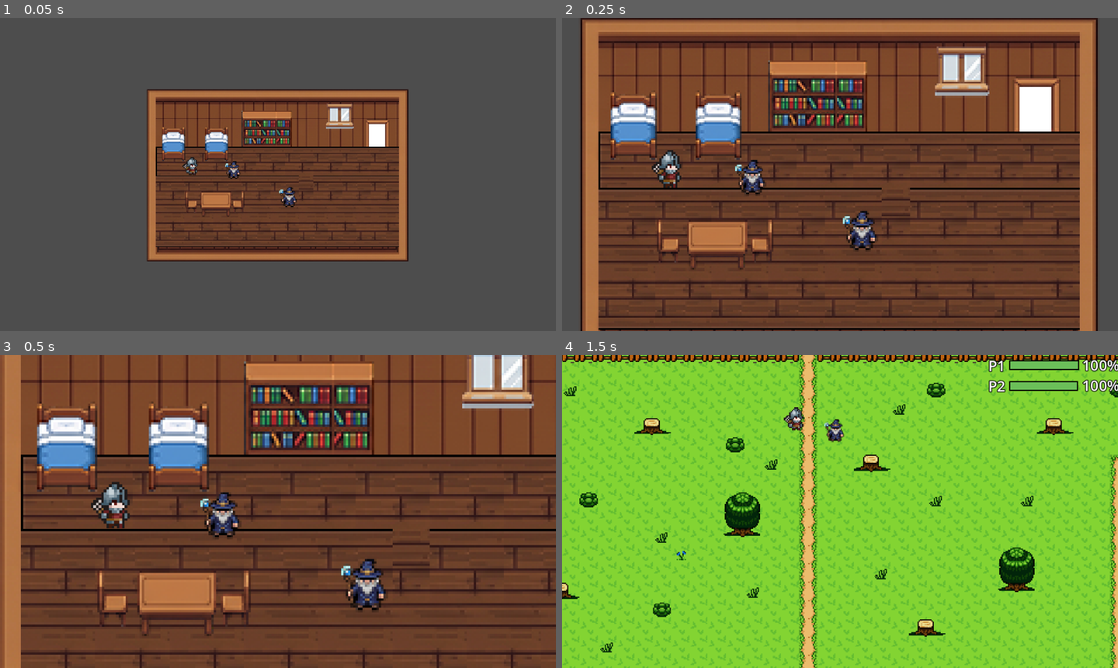
Above: before the commit, frames 1-4 (two rows, left to right).
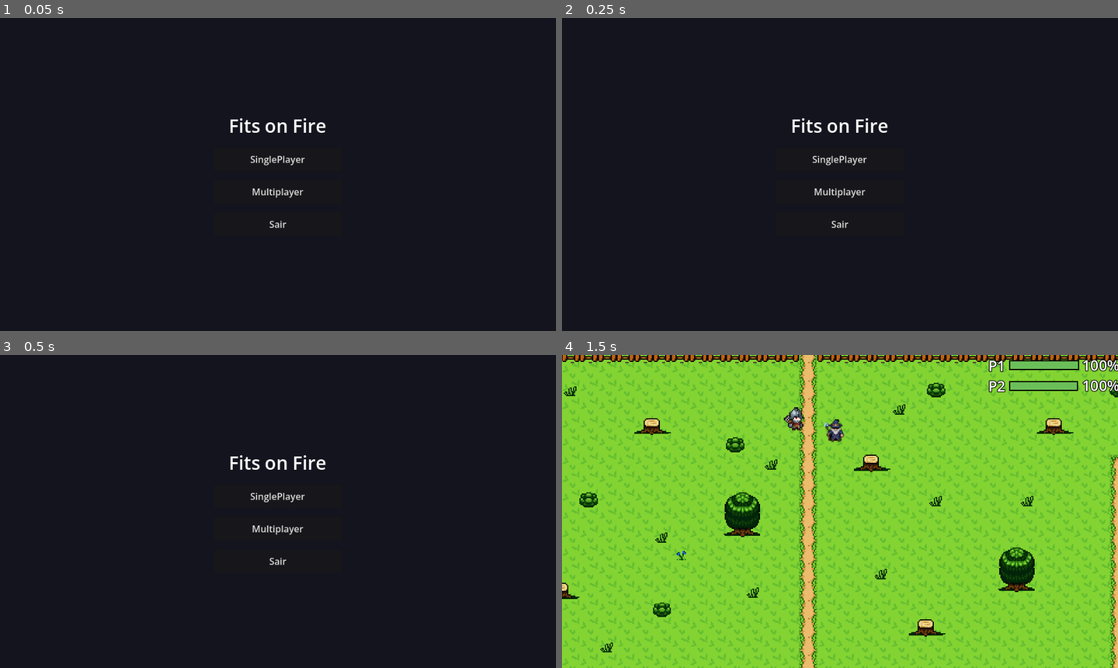
Above: after the commit, the same moments.

Repository: VCPC-UniFECAF/fits_on_fire
Game: Godot game, scene res://scenes/menu.tscn
Same seed, same stepped clock (60 frames per second), same inputs: the game is played once before the commit and once after it. Before the commit the project starts from res://scenes/house.tscn.
Inputs (mouse positions are in pixels of both pictures, inside the frame that each line leads up to):
- Up to frame 1 (0.05 s): no input
- Up to frame 2 (0.25 s): no input
- Up to frame 3 (0.5 s): no input
- Up to frame 4 (1.5 s): click (840, 530) at 0.5 s, where only the run after the commit has a clickable "Multiplayer"; move the mouse to (962, 495) at 1.27 s; hold 1 (cycle_scene) from 1.28 s (still down)

The runs differ from the first frame. In frame 1, 99% of the frame differs, in the area x 0-100%, y 0-100%; in frame 2, 98%; in frame 3, 99%; in frame 4, nothing differs.

Commit message:
feat: menu

Diff:
--- a/project.godot
+++ b/project.godot
@@ -11,7 +11,7 @@
 [application]
 
 config/name="fits_on_fire"
-run/main_scene="uid://cwxoxvf0nnqla"
+run/main_scene="res://scenes/menu.tscn"
 config/features=PackedStringArray("4.6", "GL Compatibility")
 config/icon="res://icon.svg"
 
@@ -20,6 +20,7 @@
 SceneCycle="*res://scripts/scene_cycle.gd"
 StoryState="*res://scripts/story_state.gd"
 PortalTravel="*res://scripts/portal_travel.gd"
+GameSession="*res://scripts/game_session.gd"
 
 [display]
 
--- /dev/null
+++ b/scenes/menu.tscn
@@ -0,0 +1,87 @@
+[gd_scene load_steps=2 format=3 uid="uid://16dq5xfijlri"]
+
+[ext_resource type="Script" path="res://scripts/menu.gd" id="1_menu"]
+
+[node name="Menu" type="Control"]
+layout_mode = 3
+anchors_preset = 15
+anchor_right = 1.0
+anchor_bottom = 1.0
+grow_horizontal = 2
+grow_vertical = 2
+script = ExtResource("1_menu")
+
+[node name="Background" type="ColorRect" parent="."]
+layout_mode = 1
+anchors_preset = 15
+anchor_right = 1.0
+anchor_bottom = 1.0
+grow_horizontal = 2
+grow_vertical = 2
+color = Color(0.08, 0.08, 0.12, 1)
+
+[node name="CenterContainer" type="CenterContainer" parent="."]
+layout_mode = 1
+anchors_preset = 15
+anchor_right = 1.0
+anchor_bottom = 1.0
+grow_horizontal = 2
+grow_vertical = 2
+
+[node name="MainMenu" type="VBoxContainer" parent="CenterContainer"]
+layout_mode = 2
+theme_override_constants/separation = 16
+
+[node name="Title" type="Label" parent="CenterContainer/MainMenu"]
+layout_mode = 2
+theme_override_font_sizes/font_size = 32
+text = "Fits on Fire"
+horizontal_alignment = 1
+
+[node name="SinglePlayer" type="Button" parent="CenterContainer/MainMenu"]
+custom_minimum_size = Vector2(220, 40)
+layout_mode = 2
+text = "SinglePlayer"
+
+[node name="Multiplayer" type="Button" parent="CenterContainer/MainMenu"]
+custom_minimum_size = Vector2(220, 40)
+layout_mode = 2
+text = "Multiplayer"
+
+[node name="Quit" type="Button" parent="CenterContainer/MainMenu"]
+custom_minimum_size = Vector2(220, 40)
+layout_mode = 2
+text = "Sair"
+
+[node name="CharacterSelect" type="VBoxContainer" parent="CenterContainer"]
+visible = false
+layout_mode = 2
+theme_override_constants/separation = 16
+
+[node name="Title" type="Label" parent="CenterContainer/CharacterSelect"]
+layout_mode = 2
+theme_override_font_sizes/font_size = 24
+text = "Escolha seu personagem"
+horizontal_alignment = 1
+
+[node name="Warrior" type="Button" parent="CenterContainer/CharacterSelect"]
+custom_minimum_size = Vector2(220, 40)
+layout_mode = 2
+text = "Guerreiro"
+
+[node name="Wizard" type="Button" parent="CenterContainer/CharacterSelect"]
+custom_minimum_size = Vector2(220, 40)
+layout_mode = 2
+text = "Mago"
+
+[node name="Back" type="Button" parent="CenterContainer/CharacterSelect"]
+custom_minimum_size = Vector2(220, 40)
+layout_mode = 2
+text = "Voltar"
+
+[connection signal="pressed" from="CenterContainer/MainMenu/SinglePlayer" to="." method="_on_single_player_pressed"]
+[connection signal="pressed" from="CenterContainer/MainMenu/Multiplayer" to="." method="_on_multiplayer_pressed"]
+[connection signal="pressed" from="CenterContainer/MainMenu/Quit" to="." method="_on_quit_pressed"]
+[connection signal="pressed" from="CenterContainer/CharacterSelect/Warrior" to="." method="_on_warrior_pressed"]
+[connection signal="pressed" from="CenterContainer/CharacterSelect/Wizard" to="." method="_on_wizard_pressed"]
+[connection signal="pressed" from="CenterContainer/CharacterSelect/Back" to="." method="_on_back_pressed"]
--- /dev/null
+++ b/scripts/game_session.gd
@@ -0,0 +1,81 @@
+extends Node
+
+enum Mode { SINGLE, MULTI }
+enum Character { WARRIOR, WIZARD }
+
+const HOUSE_SCENE := "res://scenes/house.tscn"
+
+const LEVEL_SCENES: Array[String] = [
+	"res://scenes/house.tscn",
+	"res://scenes/woods.tscn",
+	"res://scenes/forest.tscn",
+	"res://scenes/ruins.tscn",
+	"res://scenes/cave.tscn",
+	"res://scenes/dragons_nest.tscn",
+]
+
+var mode: Mode = Mode.MULTI
+var single_character: Character = Character.WARRIOR
+
+
+func _ready() -> void:
+	var tree := get_tree()
+	if tree:
+		tree.scene_changed.connect(_on_scene_changed)
+
+
+func start_single_player(character: Character) -> void:
+	mode = Mode.SINGLE
+	single_character = character
+	StoryState.reset_for_new_game()
+	get_tree().change_scene_to_file(HOUSE_SCENE)
+
+
+func start_multiplayer() -> void:
+	mode = Mode.MULTI
+	StoryState.reset_for_new_game()
+	get_tree().change_scene_to_file(HOUSE_SCENE)
+
+
+func _on_scene_changed() -> void:
+	call_deferred("_apply_to_current_scene_deferred")
+
+
+func _apply_to_current_scene_deferred() -> void:
+	await get_tree().process_frame
+	apply_to_current_scene()
+
+
+func apply_to_current_scene() -> void:
+	var scene := get_tree().current_scene
+	if scene == null or scene.scene_file_path.is_empty():
+		return
+	if not LEVEL_SCENES.has(scene.scene_file_path):
+		return
+
+	var warrior := scene.get_node_or_null("PlayerWarrior")
+	var wizard := scene.get_node_or_null("PlayerWizard")
+	if warrior == null or wizard == null:
+		return
+
+	match mode:
+		Mode.SINGLE:
+			if single_character == Character.WARRIOR:
+				wizard.queue_free()
+				warrior.player_id = 0
+			else:
+				warrior.queue_free()
+				wizard.player_id = 0
+			_configure_hud(scene, false)
+		Mode.MULTI:
+			warrior.player_id = 0
+			wizard.player_id = 1
+			_configure_hud(scene, true)
+
+
+func _configure_hud(scene: Node, multiplayer_enabled: bool) -> void:
+	var hud := scene.get_node_or_null("HUD")
+	if hud and hud.has_method("set_multiplayer_hud"):
+		hud.set_multiplayer_hud(multiplayer_enabled)
+	if hud and hud.has_method("refresh_players"):
+		hud.call_deferred("refresh_players")
--- a/scripts/hud.gd
+++ b/scripts/hud.gd
@@ -8,6 +8,14 @@
 	call_deferred("_bind_players")
 
 
+func set_multiplayer_hud(enabled: bool) -> void:
+	_bar_p2.visible = enabled
+
+
+func refresh_players() -> void:
+	_bind_players()
+
+
 func _bind_players() -> void:
 	if not is_inside_tree():
 		return
@@ -16,5 +24,5 @@
 			var player := node as PlayerBase
 			if player.player_id == 0:
 				_bar_p1.bind_player(player)
-			elif player.player_id == 1:
+			elif player.player_id == 1 and _bar_p2.visible:
 				_bar_p2.bind_player(player)
--- /dev/null
+++ b/scripts/menu.gd
@@ -0,0 +1,38 @@
+extends Control
+
+@onready var _main_menu: VBoxContainer = $CenterContainer/MainMenu
+@onready var _character_select: VBoxContainer = $CenterContainer/CharacterSelect
+
+
+func _ready() -> void:
+	_show_main_menu()
+
+
+func _show_main_menu() -> void:
+	_main_menu.show()
+	_character_select.hide()
+
+
+func _on_single_player_pressed() -> void:
+	_main_menu.hide()
+	_character_select.show()
+
+
+func _on_multiplayer_pressed() -> void:
+	GameSession.start_multiplayer()
+
+
+func _on_warrior_pressed() -> void:
+	GameSession.start_single_player(GameSession.Character.WARRIOR)
+
+
+func _on_wizard_pressed() -> void:
+	GameSession.start_single_player(GameSession.Character.WIZARD)
+
+
+func _on_back_pressed() -> void:
+	_show_main_menu()
+
+
+func _on_quit_pressed() -> void:
+	get_tree().quit()
--- a/scripts/scene_cycle.gd
+++ b/scripts/scene_cycle.gd
@@ -23,6 +23,9 @@
 func _input(event: InputEvent) -> void:
 	if _changing or not event.is_action_pressed("cycle_scene"):
 		return
+	var scene := get_tree().current_scene
+	if scene and scene.scene_file_path == "res://scenes/menu.tscn":
+		return
 	get_viewport().set_input_as_handled()
 	_go_to_next_scene()
 
--- a/scripts/story_state.gd
+++ b/scripts/story_state.gd
@@ -88,3 +88,12 @@
 	_power_up_scenes_collected[nome] = true
 	attack_power_multiplier *= factor
 	return true
+
+
+func reset_for_new_game() -> void:
+	fase_narrativa_max = 1
+	dragao_derrotado = false
+	cave_key_collected = false
+	cave_gate_unlocked = false
+	attack_power_multiplier = 1.0
+	_power_up_scenes_collected.clear()
Not shown, added: scripts/game_session.gd.uid
Not shown, added: scripts/menu.gd.uid
